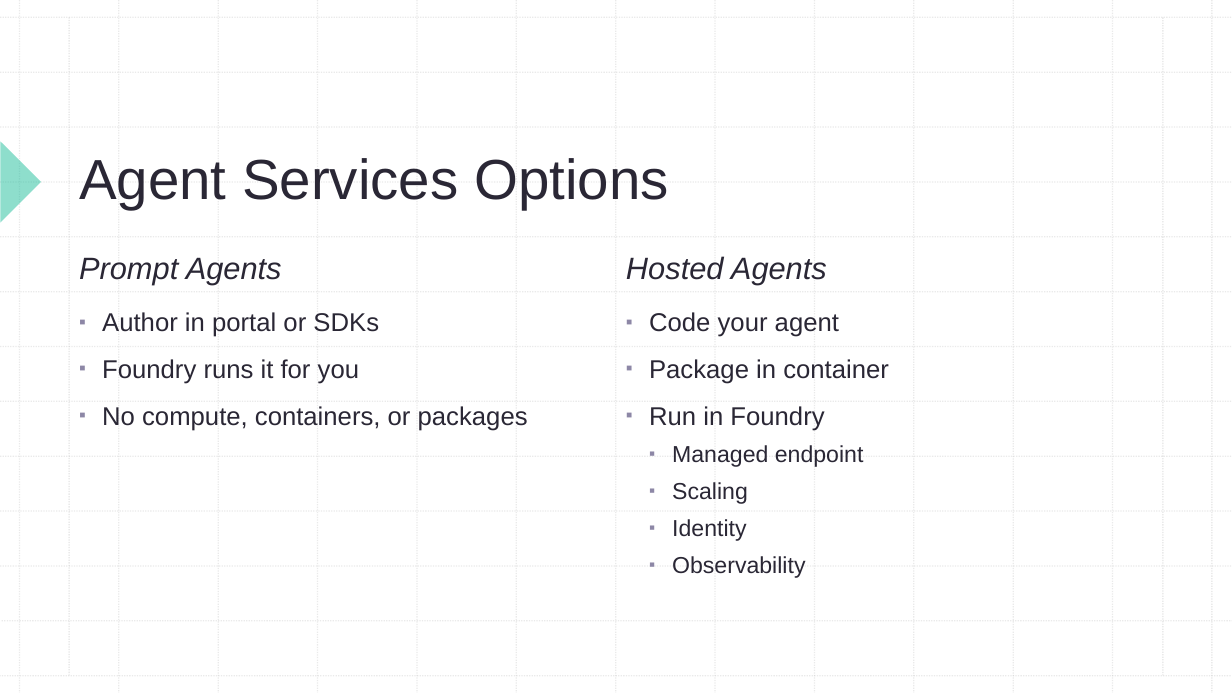
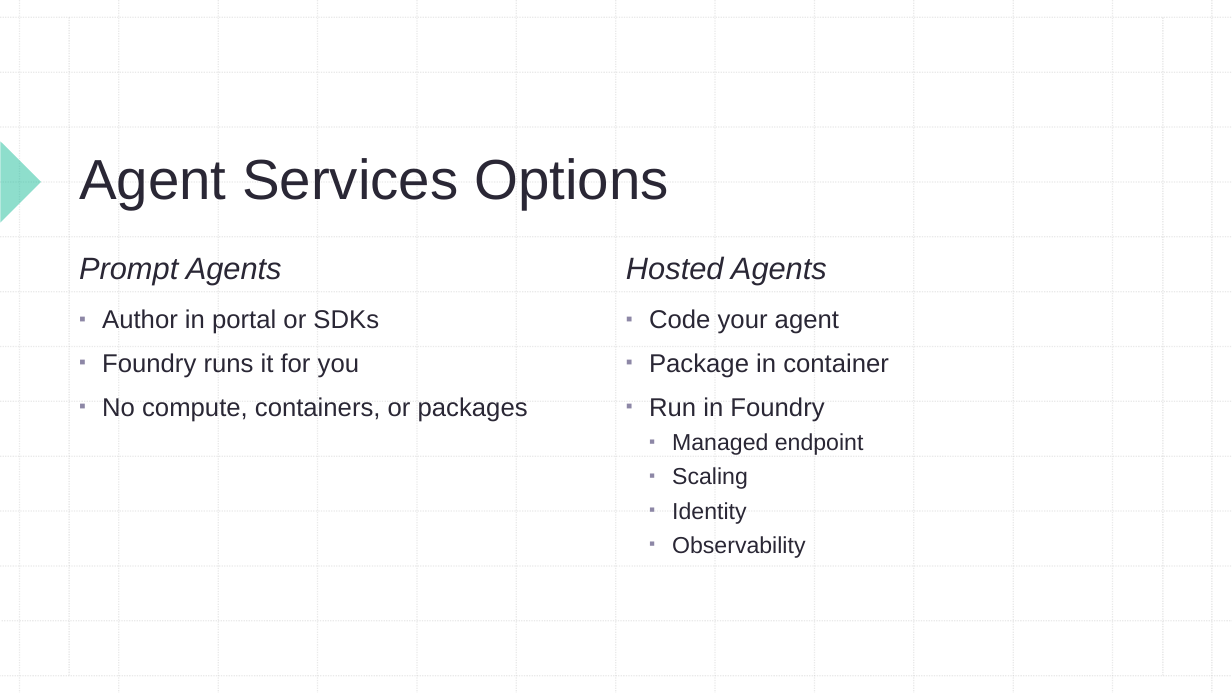
Before and after one commit to alvinashcraft/speaking, a slide deck: slide 8 of 2026/0825_NetDaySwitzerland/FoundryAgents-DotNetDay2026.pptx. Drawn at 1232x693 pixels with LibreOffice and Linux fonts; fonts in the diff are those of the drawing. Boxes give left, top, right and bottom in pixels: in the first picture for what was removed or moved away, otherwise in the second. Text is boxed around its words. In the diff, an @@ line names an element or a change of style, - is before the commit and + after.

Commit message:
Tweak foundry agents slide deck

```diff
--- a/2026/0825_NetDaySwitzerland/FoundryAgents-DotNetDay2026.pptx
+++ b/2026/0825_NetDaySwitzerland/FoundryAgents-DotNetDay2026.pptx
@@ text "Author in portal or SDKs" at [102,309,528,422]: line spacing 1.1 to 1 @@
@@ text "Code your agent" at [649,309,889,558]: line spacing 1.1 to 1 @@
```
Also in this commit, not shown: 8 other slides changed.
